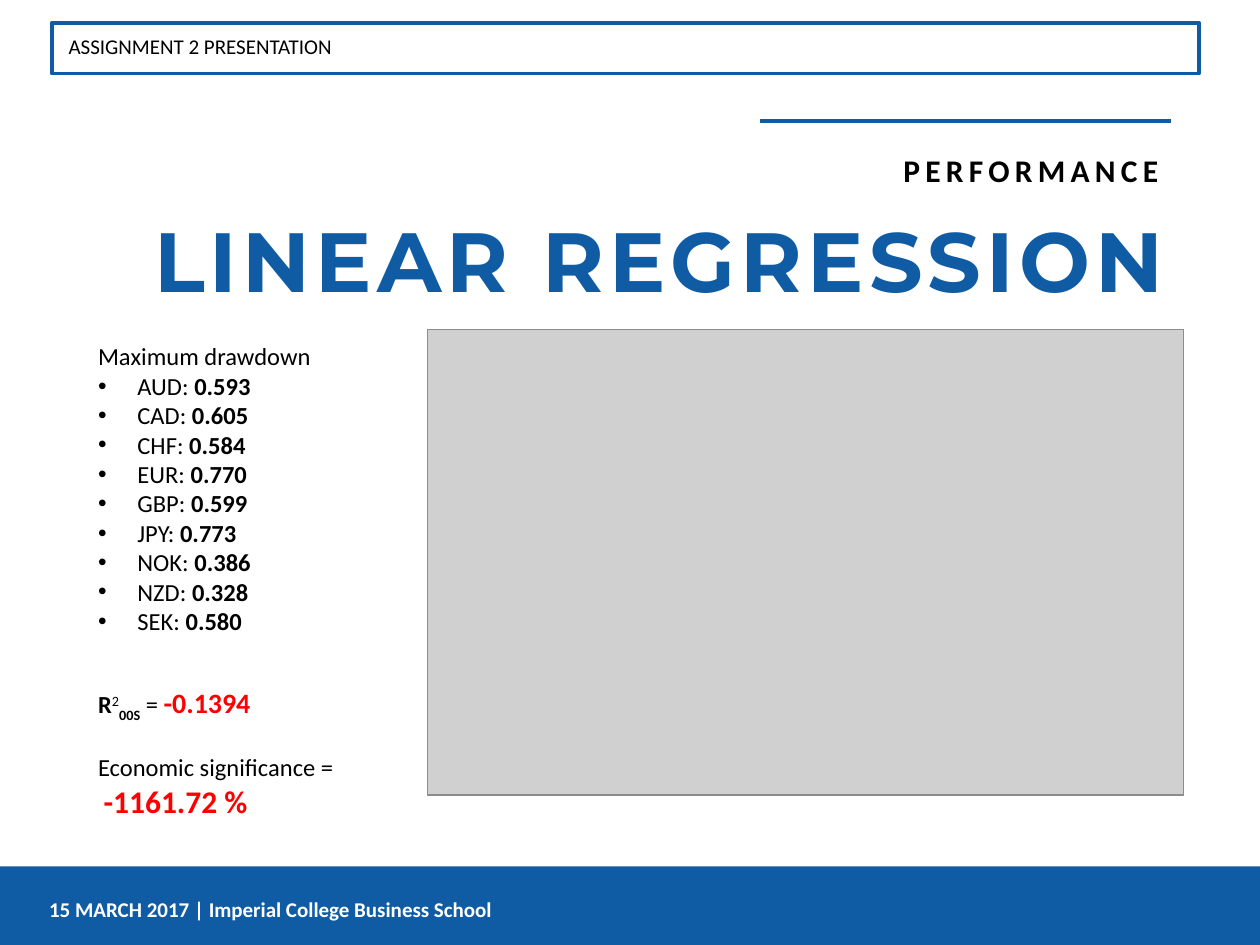
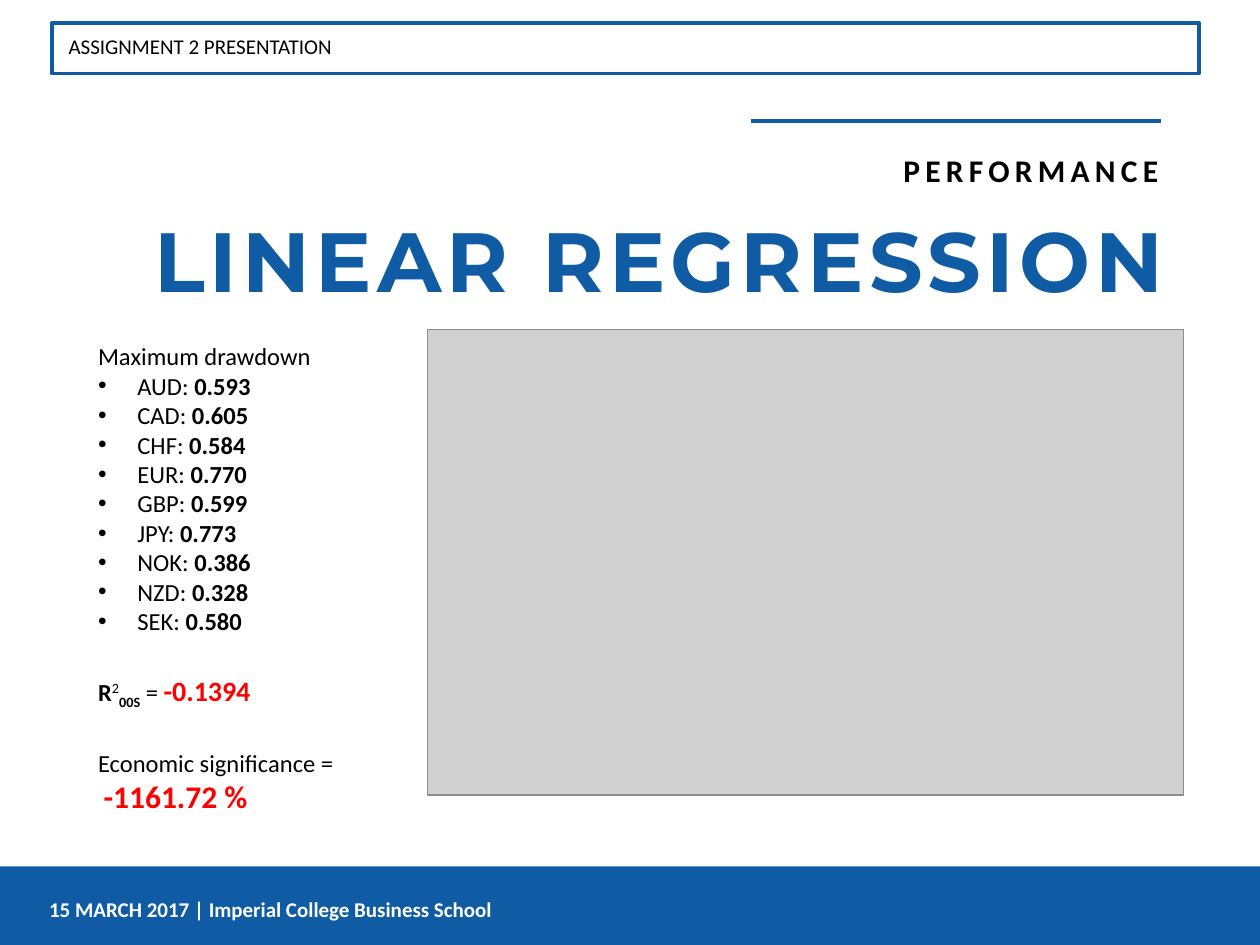
Before and after one commit to siowmeng/bigdatafinance, a slide deck: slide 4 of Presentation.pptx. Drawn at 1260x945 pixels with LibreOffice and Linux fonts; fonts in the diff are those of the drawing; grey boxes stand for pictures. Boxes give left, top, right and bottom in pixels: in the first picture for what was removed or moved away, otherwise in the second. Text is boxed around its words. In the diff, an @@ line names an element or a change of style, - is before the commit and + after.

```diff
--- a/Presentation.pptx
+++ b/Presentation.pptx
@@ line moved from (761, 121) - (1171, 121) to (751, 121) - (1160, 121) @@
@@ text "Maximum drawdown" rewrapped from [98, 348, 316, 814] to [98, 348, 316, 809] @@
```
Also in this commit, not shown: 8 other slides changed, 1 other file.
